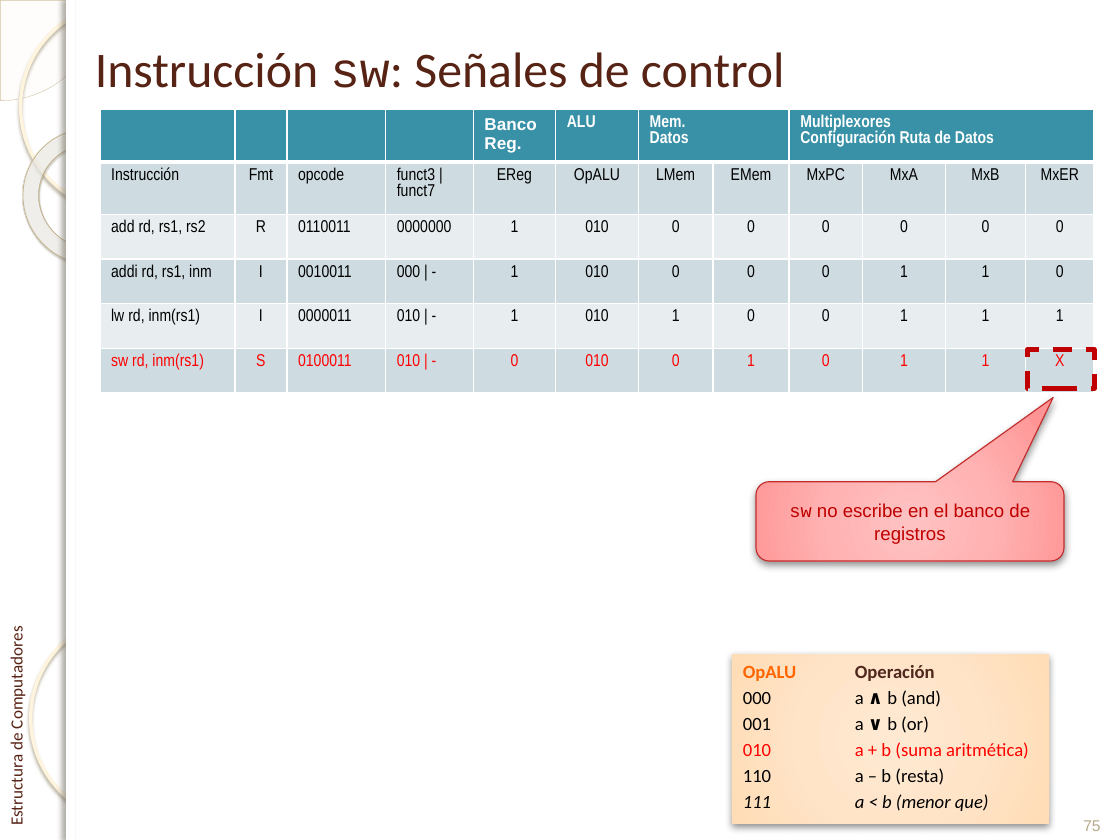
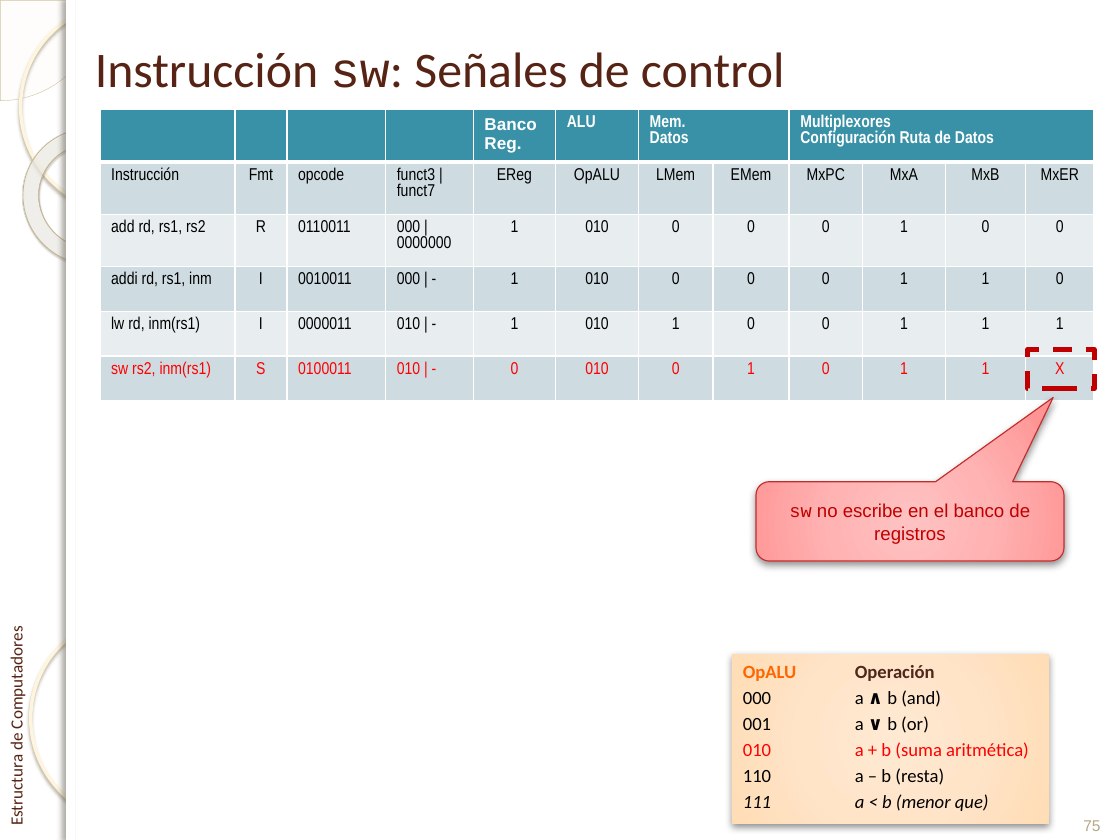
Before and after one commit to enriquesquintana/ETC, a slide deck: slide 75 of ETC_RISCV/Teoría/Tema 1. El procesador_RISCV.pptx. Drawn at 1120x840 pixels with LibreOffice and Linux fonts; fonts in the diff are those of the drawing; background and template pictures are left out. Boxes give left, top, right and bottom in pixels: in the first picture for what was removed or moved away, otherwise in the second. Text is boxed around its words. In the diff, an @@ line names an element or a change of style, - is before the commit and + after.

```diff
--- a/ETC_RISCV/Teoría/Tema 1. El procesador_RISCV.pptx
+++ b/ETC_RISCV/Teoría/Tema 1. El procesador_RISCV.pptx
@@ table at (100,110,1093,401) @@
-row 3, column 4: 0000000
+row 3, column 4: 000 | 0000000
-row 3, column 10: 0
+row 3, column 10: 1
-row 6, column 1: sw rd, inm(rs1)
+row 6, column 1: sw rs2, inm(rs1)
```
Also in this commit, not shown: 21 other slides changed.
